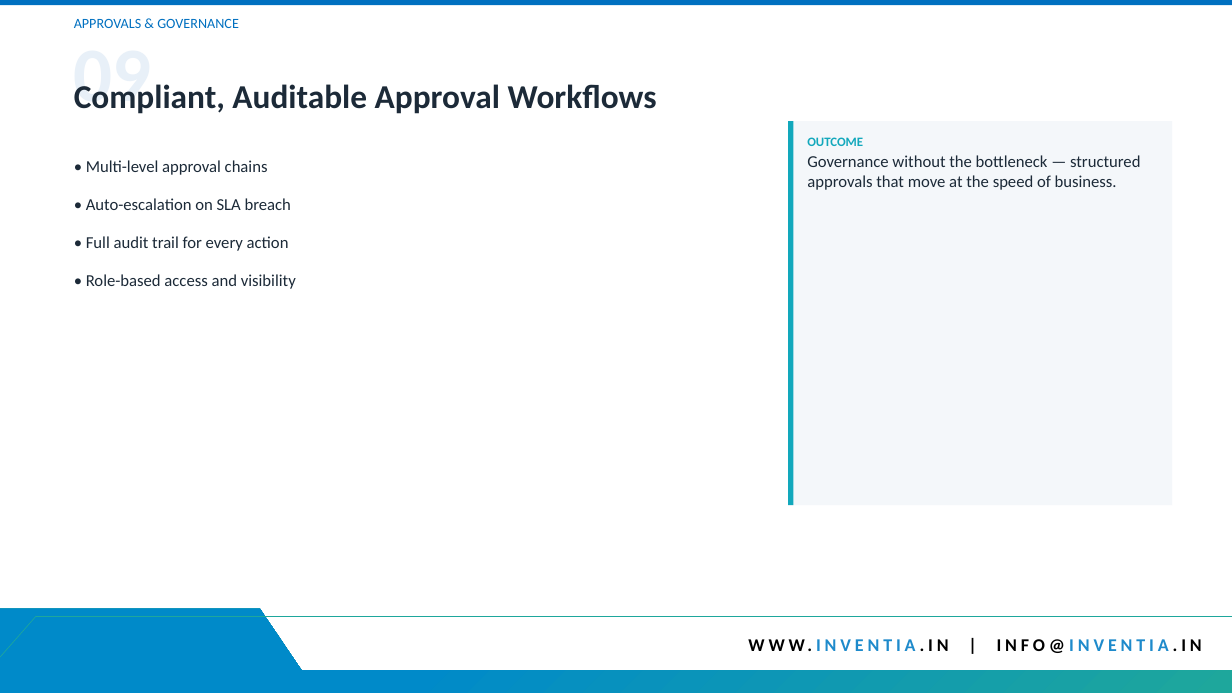
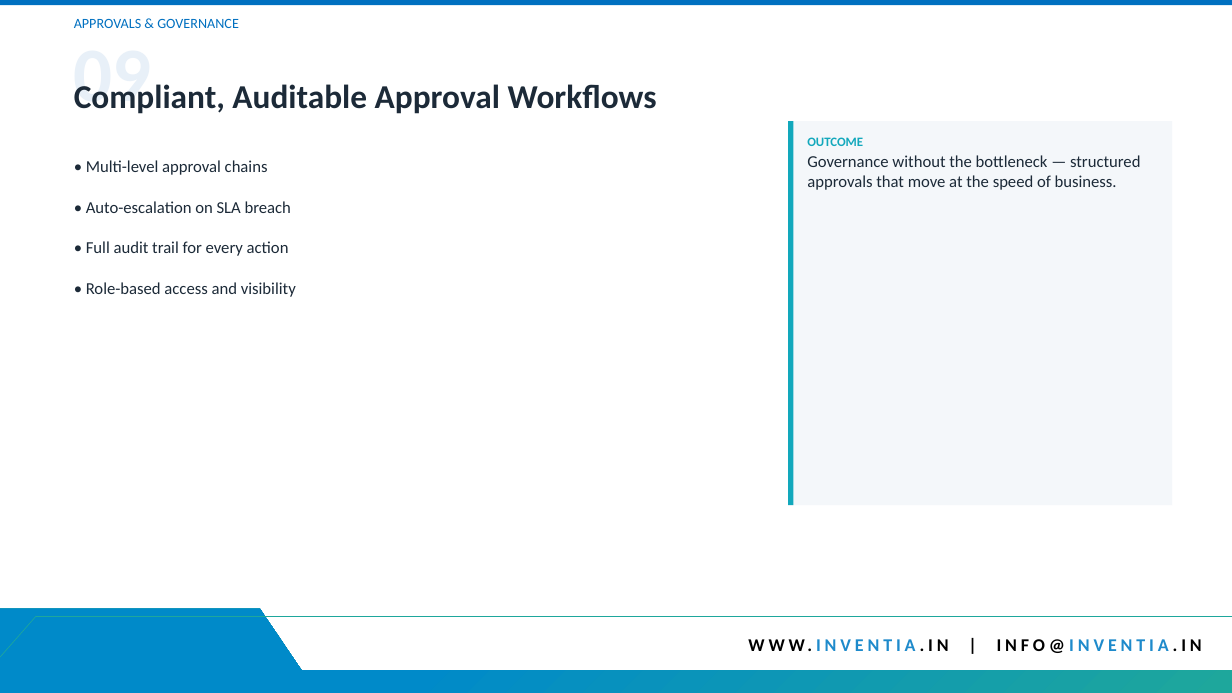
Before and after one commit to Harrsh25/Web-Clone, a slide deck: slide 9 of WFM_Platform_v2.pptx. Drawn at 1232x693 pixels with LibreOffice and Linux fonts; fonts in the diff are those of the drawing; background and template pictures are left out. Boxes give left, top, right and bottom in pixels: in the first picture for what was removed or moved away, otherwise in the second. Text is boxed around its words. In the diff, an @@ line names an element or a change of style, - is before the commit and + after.

```diff
--- a/WFM_Platform_v2.pptx
+++ b/WFM_Platform_v2.pptx
@@ text "• Multi-level approval chains" at (86, 160, 296, 297): more space between paragraphs @@
```
Also in this commit, not shown: 9 other slides changed.
